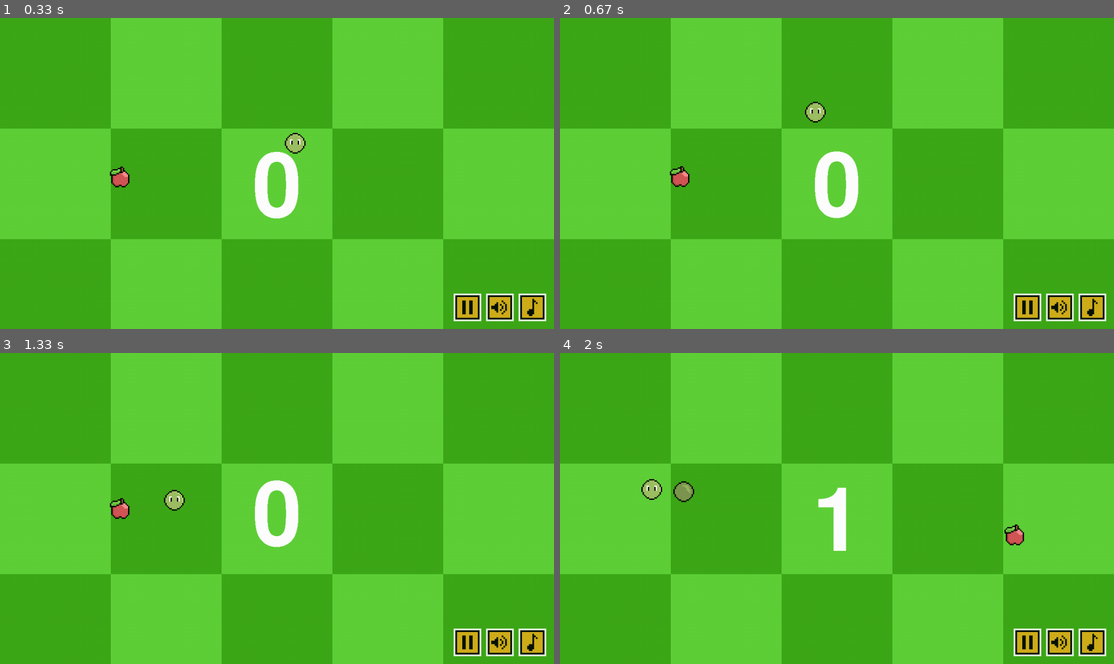
Above: before the commit, frames 1-4 (two rows, left to right).
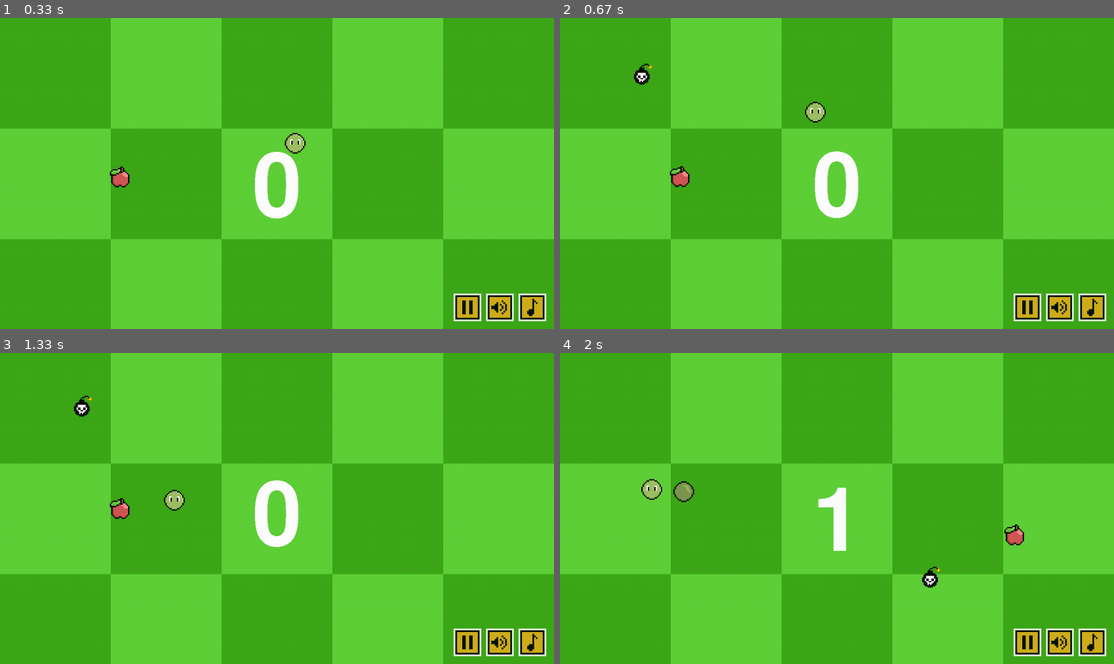
Above: after the commit, the same moments.

Repository: JuulH/PyGame-Snake
Game: pygame game, started from snake.py
The game is run twice, just before and just after one commit, with the same random seed, the same clock (stepped at 60 frames per second) and the same inputs.
Inputs (mouse positions are in pixels of both pictures, inside the frame that each line leads up to):
- Up to frame 1 (0.33 s): no input
- Up to frame 2 (0.67 s): tap B at 0.33 s
- Up to frame 3 (1.33 s): click (144, 511) at 0.72 s; click (105, 580) at 1.05 s
- Up to frame 4 (2 s): click (692, 393) at 1.38 s; click (637, 499) at 1.72 s

Frame 1 is identical in both runs. In frame 2, 0.1% of the frame differs, in the area x 13-17%, y 14-22%; in frame 3, 0.1%, in the area x 13-17%, y 13-21%; in frame 4, 0.1%.

Commit message:
Bomb animation

Diff:
--- a/snake.py
+++ b/snake.py
@@ -159,9 +159,12 @@
 class Bomb(pygame.sprite.Sprite):
     def __init__(self):
         super().__init__()
-        self.image = pygame.image.load('sprites/bomb.png').convert_alpha()
-        self.size = self.image.get_size()
-        self.image = pygame.transform.scale(self.image, (self.size[0]*scale, self.size[1]*scale))
+        self.frame = 0
+        self.animating = False
+        self.spritesheet = pygame.image.load('sprites/bombsprites.png').convert_alpha()
+        self.size = self.spritesheet.get_size()
+        self.spritesheet = pygame.transform.scale(self.spritesheet, (self.size[0]*scale, self.size[1]*scale))
+        self.image = self.spritesheet.subsurface((0, 0, 16 * scale, 16 * scale))
         self.rect = self.image.get_rect(center=(random.uniform(0 + margin, width - margin), random.uniform(0 + margin, height - margin)))
         self.newX, self.newY = self.rect.x, self.rect.y
         self.getSound = pygame.mixer.Sound('audio/bomb.wav')
@@ -173,14 +176,26 @@
         self.image = pygame.transform.scale(self.image, (self.size[0]*r_scale, self.size[1]*r_scale))
         self.rect = self.image.get_rect(center=(width/2, height/2))
 
+    def animate(self, dt):
+        self.image = self.spritesheet.subsurface((int(self.frame) * 16 * scale, 0, 16 * scale, 16 * scale))
+        if self.frame < 7:
+            self.frame += dt * 125
+
+    def explode(self):
+        self.animating = True
+
     def replace(self):
         while True:
             self.rect = self.image.get_rect(center=(random.uniform(0 + margin, width - margin), random.uniform(0 + margin, height - margin)))
-            if (abs(self.rect.x - player.sprite.rect.x) > 100 and abs(self.rect.y - player.sprite.rect.y) > 100) and (abs(self.rect.x - apple.sprite.rect.x) > 32 and abs(self.rect.y - apple.sprite.rect.y) > 32): break
+            if (abs(self.rect.x - player.sprite.rect.x) > 100 and abs(self.rect.y - player.sprite.rect.y) > 100) and (abs(self.rect.x - apple.sprite.rect.x) > 64 and abs(self.rect.y - apple.sprite.rect.y) > 64): break
         self.newX, self.newY = self.rect.x, self.rect.y
 
-    def update(self, time):
-        self.rect.y = self.newY + sin(time * 30) * 4
+    def update(self, time, dt):
+
+        if self.animating:
+            self.animate(dt)
+        else:
+            self.rect.y = self.newY + sin(time * 30) * 4  # Sine wave animation
 
 class Button():
     def __init__(self, x, y, inactive_image, active_image, scale, onClick, key):
@@ -255,7 +270,7 @@
 elapsedTime = 0
 player_invulnerability = 0
 
-
+#region Button controls
 def ToggleMusic():
     if pygame.mixer.music.get_busy():
         pygame.mixer.music.fadeout(100)
@@ -271,7 +286,6 @@
     else:
         pygame.mixer.Channel(0).set_volume(0)
 
-
 paused = False
 def TogglePause():
     global paused
@@ -286,6 +300,7 @@
 pause_button = Button(width - 200, height - 50, pygame.image.load('sprites/UI/pausebtn.png'), pygame.image.load('sprites/UI/resumebtn.png'), 4, TogglePause, pygame.K_SPACE)
 
 buttons = [music_button, sound_button, pause_button]
+#endregion
 
 # Check game collisions
 def checkCollisions():
@@ -306,9 +321,11 @@
             AddBomb()
 
     # Collisions with bombs
-    if bombs and pygame.sprite.spritecollideany(player.sprite, bombs):
+    collidedBomb = pygame.sprite.spritecollideany(player.sprite, bombs)
+    if bombs and collidedBomb:
         print('Game Over')
         player.sprite.onDeath()
+        collidedBomb.explode()
 
     # Collisions with body
     elif pygame.sprite.spritecollideany(player.sprite, playerBody) and player_invulnerability < 0:
@@ -329,6 +346,12 @@
         if event.type == pygame.QUIT:
             pygame.quit()
             exit()
+        if event.type == pygame.KEYDOWN:
+            if event.key == pygame.K_ESCAPE:
+                pygame.quit()
+                exit()
+            if event.key == pygame.K_b:
+                AddBomb()
 
     for button in buttons:
         button.update()
@@ -352,8 +375,7 @@
         apple.update(elapsedTime)
         apple.draw(screen)
 
-        for bomb in bombs.sprites():
-            bomb.update(elapsedTime)
+        bombs.update(elapsedTime, dt)
         bombs.draw(screen)
 
         player.draw(screen)
Binary file added: sprites/bombsprites.png
